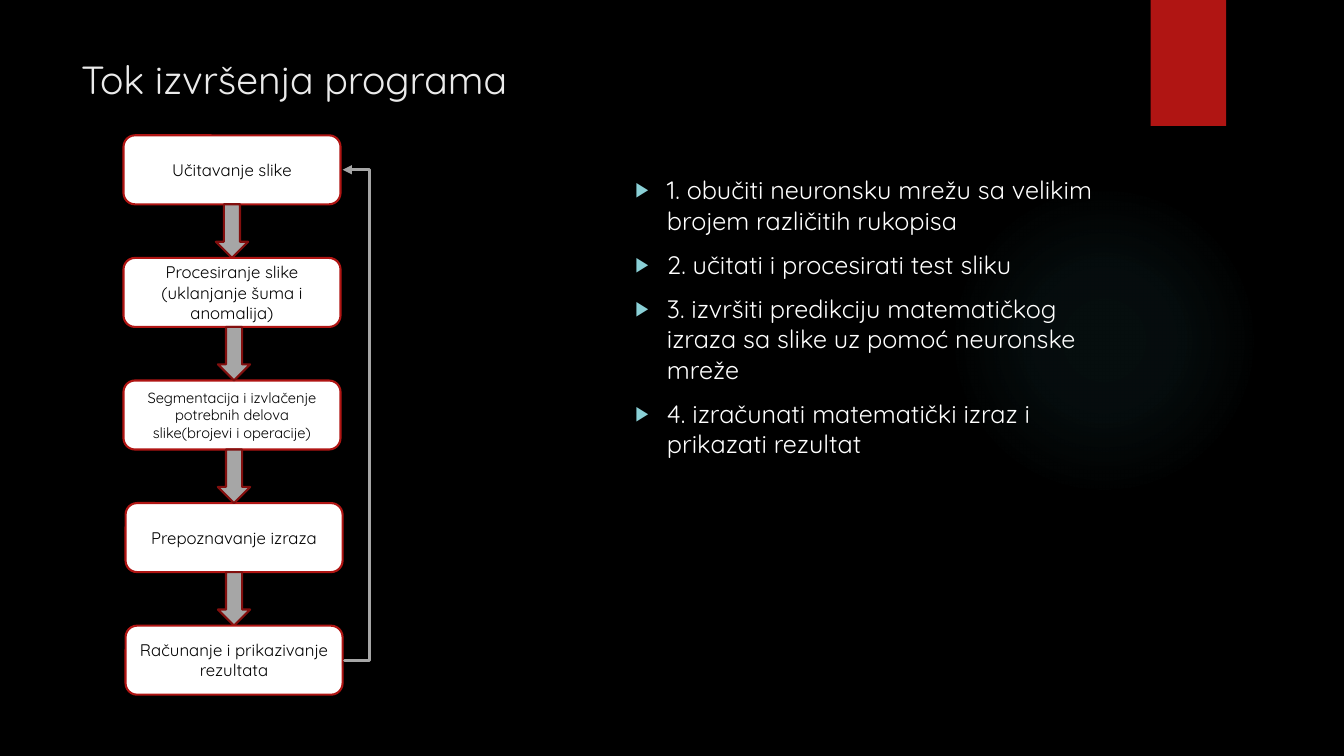
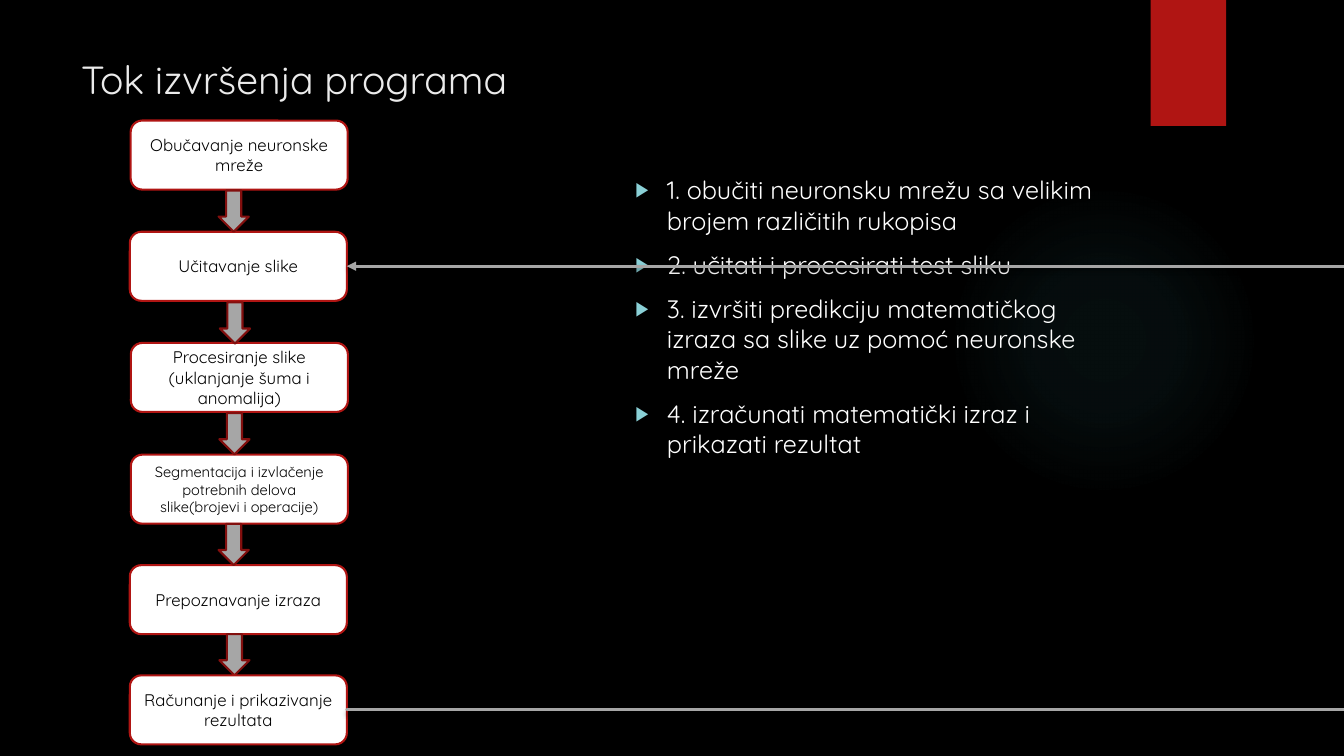
Before and after one commit to davor193/Photo-Calculator, a slide deck: slide 6 of photo_calculator.pptx (slide 5 before the commit). Drawn at 1344x756 pixels with LibreOffice and Linux fonts; fonts in the diff are those of the drawing; background and template pictures are left out. Boxes give left, top, right and bottom in pixels: in the first picture for what was removed or moved away, otherwise in the second. Text is boxed around its words. In the diff, an @@ line names an element or a change of style, - is before the commit and + after.

```diff
--- a/photo_calculator.pptx
+++ b/photo_calculator.pptx
@@ rounded rectangle added at <box>131,121,348,190</box>, fill #FFFFFF, outline #B01513 1.5 pt, 12 pt, text #000000 @@
+Obučavanje neuronske mreže
@@ down arrow: place and size @@
-down arrow at <box>216,205,248,258</box>
+down arrow at <box>219,191,249,232</box>
@@ rounded rectangle "Učitavanje slike": place and size @@
-rounded rectangle "Učitavanje slike" at <box>124,135,341,204</box>
+rounded rectangle "Učitavanje slike" at <box>130,232,347,300</box>
@@ elbow arrow moved from (345, 660) - (343, 169) to (347, 710) - (347, 266) @@
@@ down arrow: place and size @@
-down arrow at <box>218,327,250,380</box>
+down arrow at <box>220,302,250,344</box>
@@ rounded rectangle "Procesiranje slike": place and size @@
-rounded rectangle "Procesiranje slike" at <box>124,258,341,327</box>
+rounded rectangle "Procesiranje slike" at <box>131,343,348,411</box>
@@ down arrow: place and size @@
-down arrow at <box>218,450,250,503</box>
+down arrow at <box>220,413,250,455</box>
@@ rounded rectangle "Segmentacija i izvlačenje potrebnih delova ...": place and size @@
-rounded rectangle "Segmentacija i izvlačenje potrebnih delova ..." at <box>124,380,341,449</box>
+rounded rectangle "Segmentacija i izvlačenje potrebnih delova ..." at <box>131,455,348,523</box>
@@ down arrow added at <box>219,524,249,566</box>, fill #A6A6A6, outline #82100E 1.5 pt @@
@@ rounded rectangle "Prepoznavanje izraza": place and size @@
-rounded rectangle "Prepoznavanje izraza" at <box>126,503,343,572</box>
+rounded rectangle "Prepoznavanje izraza" at <box>130,566,347,634</box>
@@ down arrow: place and size @@
-down arrow at <box>218,573,250,626</box>
+down arrow at <box>220,634,250,676</box>
@@ rounded rectangle "Računanje i prikazivanje rezultata": place and size @@
-rounded rectangle "Računanje i prikazivanje rezultata" at <box>126,626,343,695</box>
+rounded rectangle "Računanje i prikazivanje rezultata" at <box>130,676,347,744</box>
```
Also in this commit, not shown: 1 other slide changed, 1 slide added.
